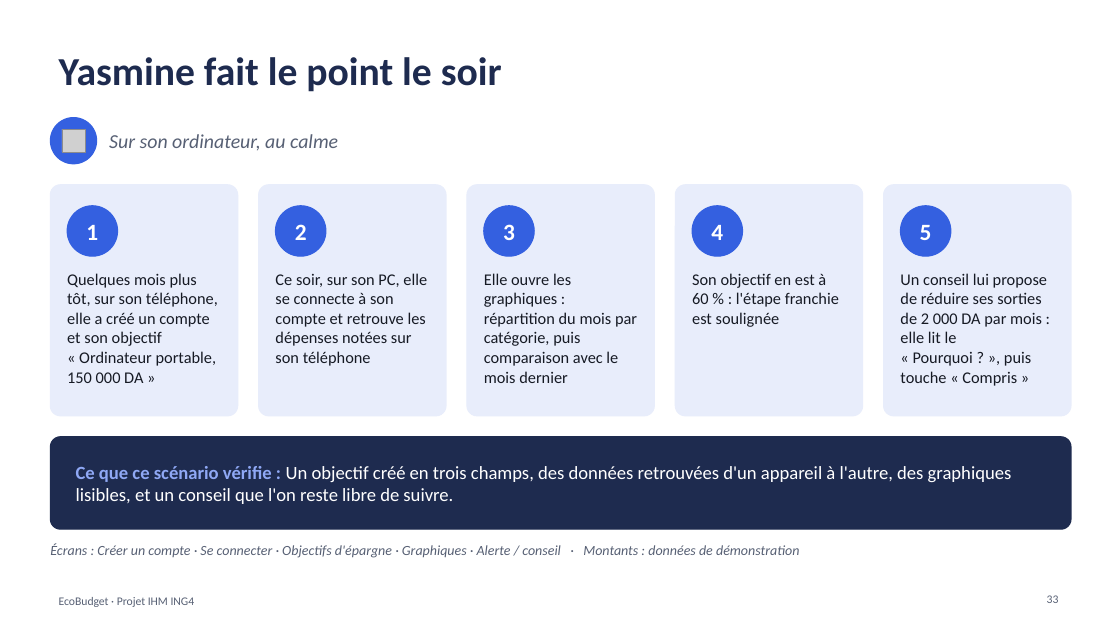
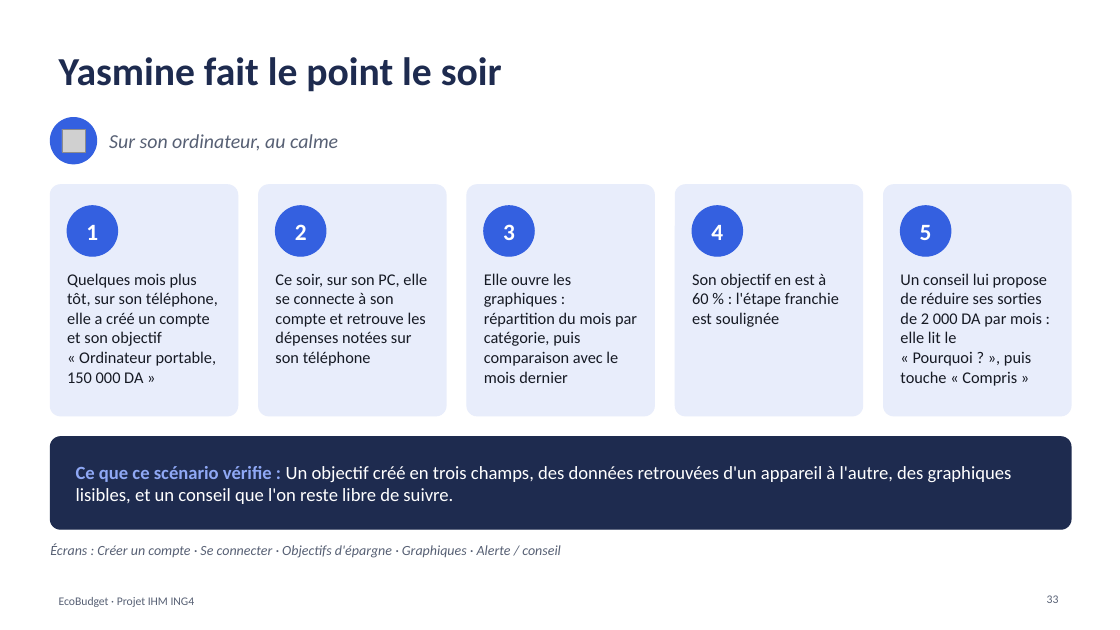
Before and after one commit to kaderouadahi/EcoBudget, a slide deck: slide 33 of livrables/EcoBudget.pptx. Drawn at 1120x630 pixels with LibreOffice and Linux fonts; fonts in the diff are those of the drawing; grey boxes stand for pictures. Boxes give left, top, right and bottom in pixels: in the first picture for what was removed or moved away, otherwise in the second. Text is boxed around its words. In the diff, an @@ line names an element or a change of style, - is before the commit and + after.

```diff
--- a/livrables/EcoBudget.pptx
+++ b/livrables/EcoBudget.pptx
@@ text at (50, 543, 561, 558): text changed @@
-Écrans : Créer un compte · Se connecter · Objectifs d'épargne · Graphiques · Alerte / conseil · Montants : données de démonstration
+Écrans : Créer un compte · Se connecter · Objectifs d'épargne · Graphiques · Alerte / conseil
```
Also in this commit, not shown: 8 other slides changed, 1 other file.
